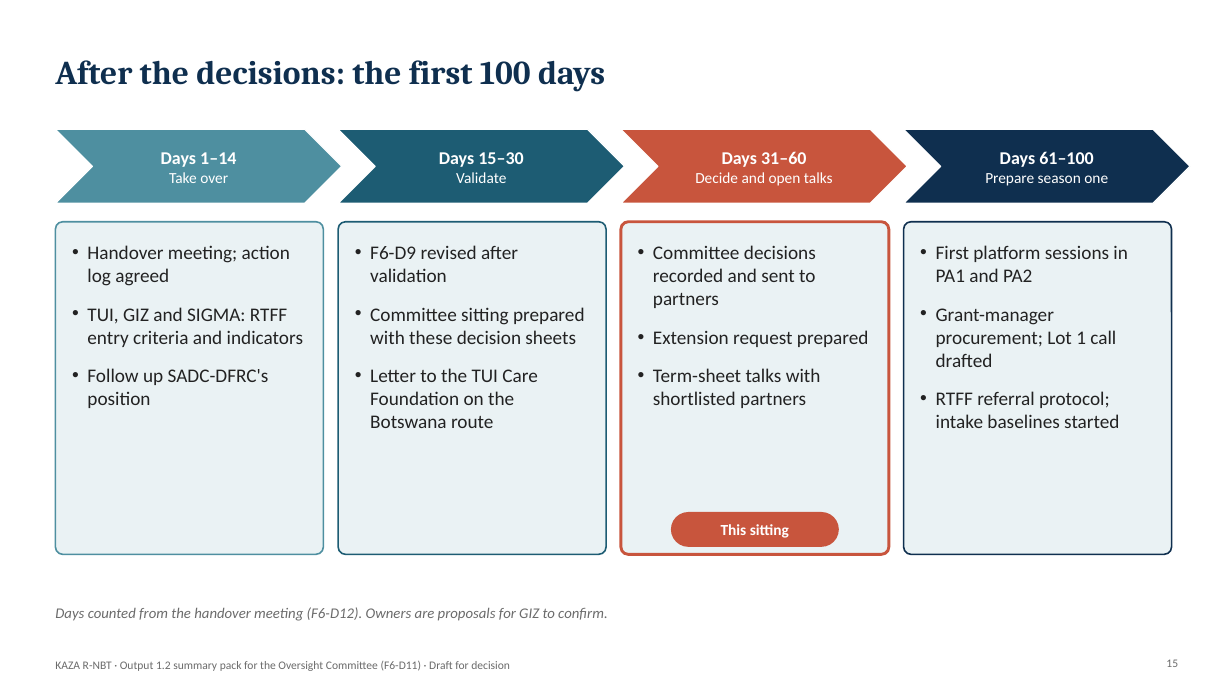
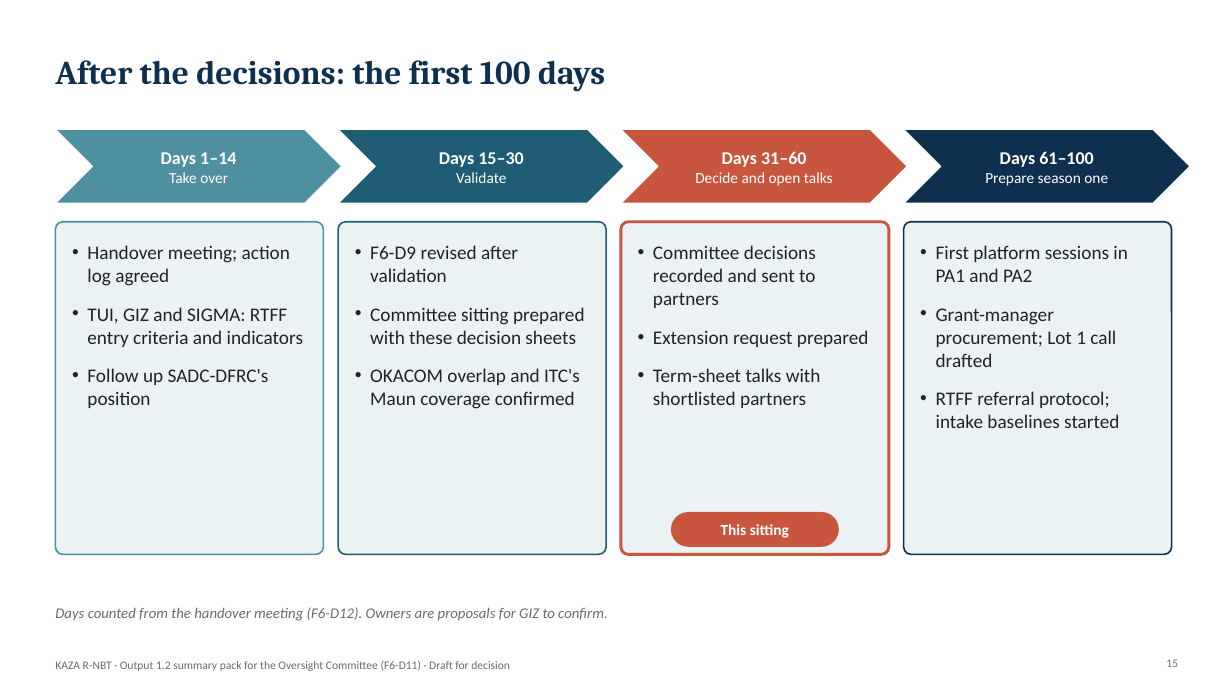
Before and after one commit to modestanz/GIZ-Works, a slide deck: slide 15 of deliverables/F6-D11_Output_1.2_Summary_Pack_Oversight_Committee.pptx. Drawn at 1232x693 pixels with LibreOffice and Linux fonts; fonts in the diff are those of the drawing; background and template pictures are left out. Boxes give left, top, right and bottom in pixels: in the first picture for what was removed or moved away, otherwise in the second. Text is boxed around its words. In the diff, an @@ line names an element or a change of style, - is before the commit and + after.

```diff
--- a/deliverables/F6-D11_Output_1.2_Summary_Pack_Oversight_Committee.pptx
+++ b/deliverables/F6-D11_Output_1.2_Summary_Pack_Oversight_Committee.pptx
@@ text at <box>370,368,580,409</box>: text changed @@
-• Letter to the TUI Care Foundation on the Botswana route
+• OKACOM overlap and ITC's Maun coverage confirmed
```
Also in this commit, not shown: 12 other slides changed, 14 other files.
